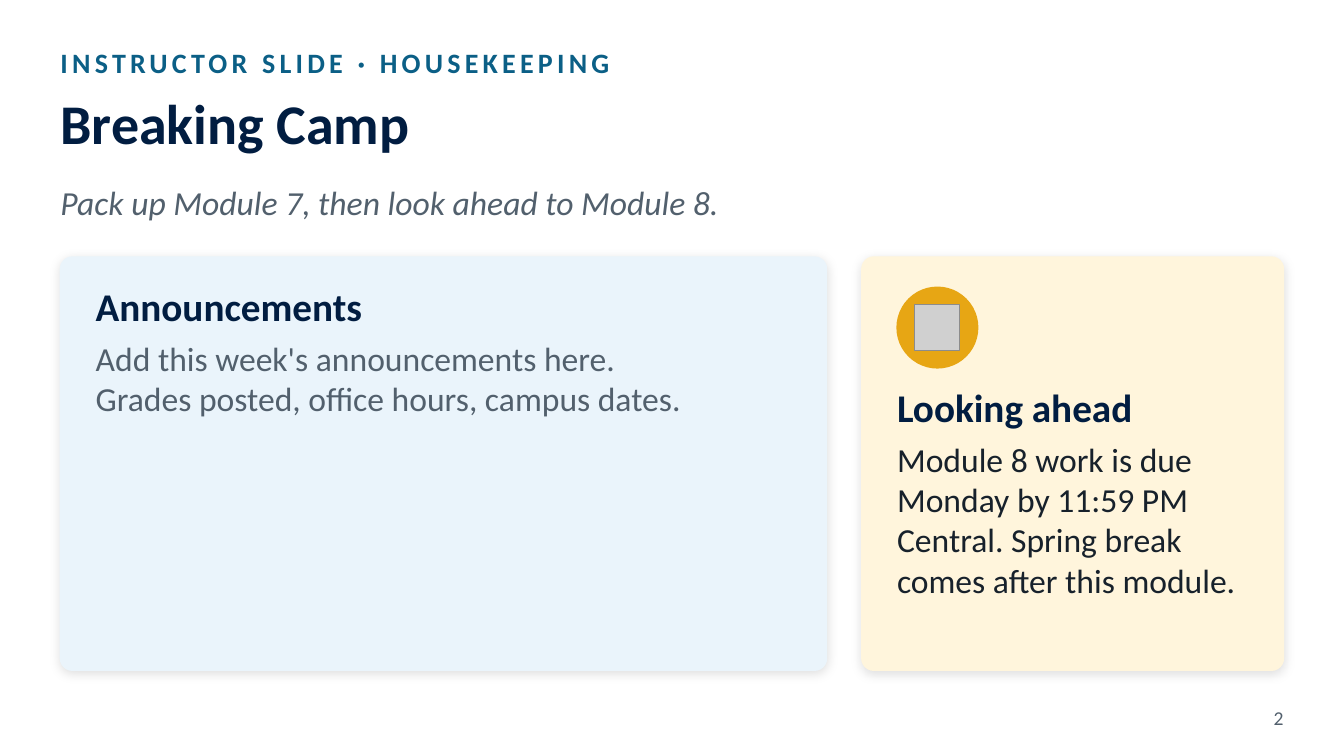
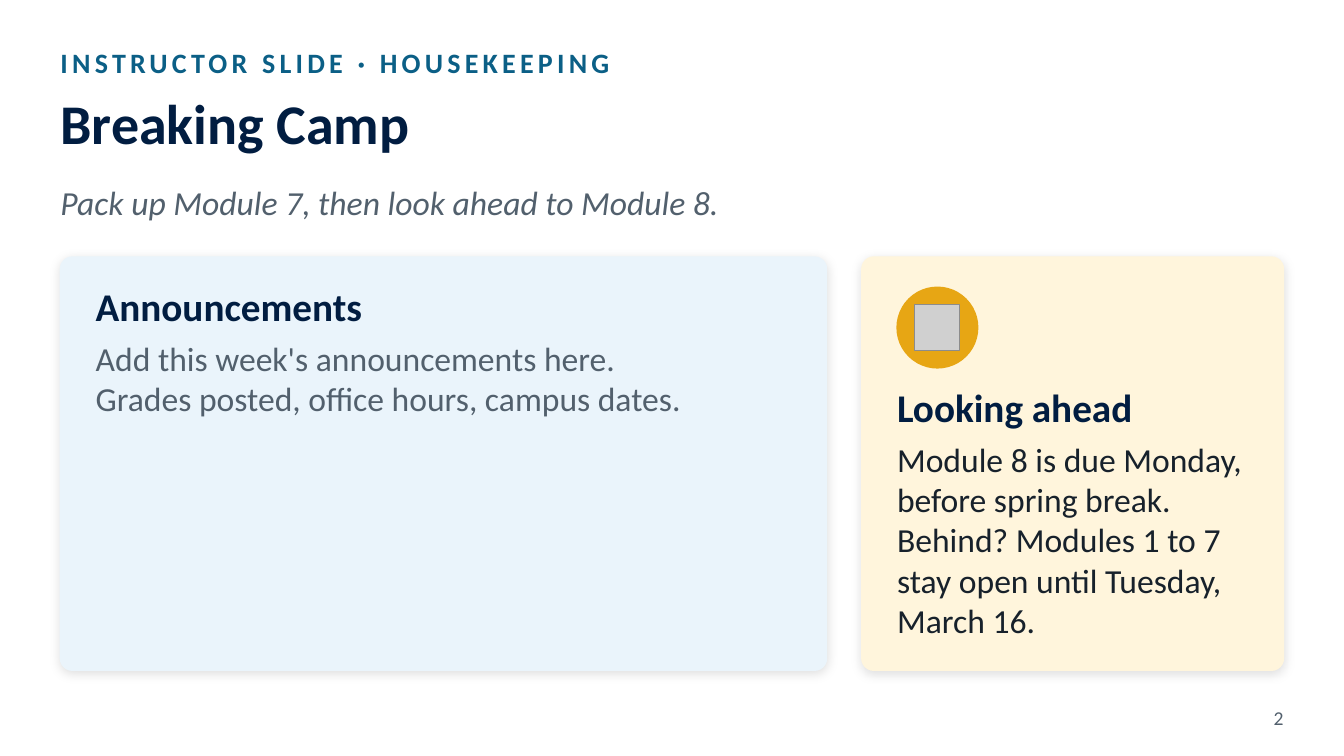
Before and after one commit to octc-instructional-design/FYE100-pathfinder-guidebook, a slide deck: slide 2 of downloads/slides/FYE100-Module08-Instructor-Slides.pptx. Drawn at 1344x756 pixels with LibreOffice and Linux fonts; fonts in the diff are those of the drawing; grey boxes stand for pictures. Boxes give left, top, right and bottom in pixels: in the first picture for what was removed or moved away, otherwise in the second. Text is boxed around its words. In the diff, an @@ line names an element or a change of style, - is before the commit and + after.

```diff
--- a/downloads/slides/FYE100-Module08-Instructor-Slides.pptx
+++ b/downloads/slides/FYE100-Module08-Instructor-Slides.pptx
@@ text at (897,448,1241,634): text changed @@
-Module 8 work is due Monday by 11:59 PM Central. Spring break comes after this module.
+Module 8 is due Monday, before spring break. Behind? Modules 1 to 7 stay open until Tuesday, March 16.
```
Also in this commit, not shown: 12 other files.
